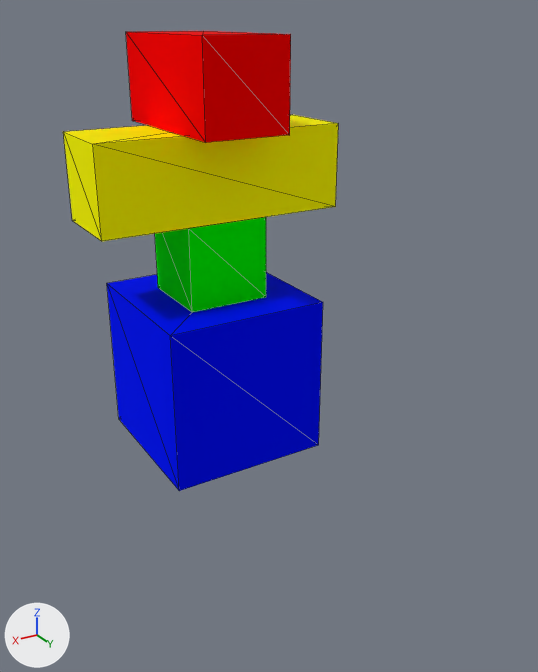
Before and after pictures for a commit that changed the glTF model models/architect.gltf.
The view is the same before and after, from a 50 mm camera at (3.9, 7.9, 5.17) aimed at (0.14, 1.64, 2.04). The axes (+X, +Y, +Z) are drawn at lower left. The lights are the same throughout. Mesh edges are drawn as thin lines. Where no turn or scale is listed for an object, it has been applied to the vertices. Vertices at the same position are counted once.

Script lines for the objects in view, before the commit:
```python
mat_material_004 = principled_material('Material.004')
mat_material_004.base_color = (1.0, 0.0, 0.0)  # red #ff0000
mat_material_004.metallic = 1.0
mat_material_004.roughness = 1.0
me_cube_001 = bpy.data.meshes.new('Cube.001')
me_cube_001.from_pydata(...)  # a box spanning x -1.0..1.0, y -1.0..1.0, z -1.0..1.0
me_cube_001.materials.append(mat_material_001)  # blue #001dff
me_cube_002 = bpy.data.meshes.new('Cube.002')
me_cube_002.from_pydata(...)  # a box spanning x -0.5..0.5, y -0.5..0.5, z -0.5..0.5
me_cube_002.materials.append(mat_material_002)  # green #00ff00
me_cube_003 = bpy.data.meshes.new('Cube.003')
me_cube_003.from_pydata(...)  # a box spanning x -1.5..1.5, y -0.5..0.5, z -0.5..0.5
me_cube_003.materials.append(mat_material_003)  # yellow #ffff00
me_cube_004 = bpy.data.meshes.new('Cube.004')
me_cube_004.from_pydata(...)  # a box spanning x -0.5..0.5, y -1.0..1.0, z -0.5..0.5
me_cube_004.materials.append(mat_material_004)  # red #ff0000
ob_cube = bpy.data.objects.new('Cube', me_cube_001)
ob_cube.location = (0.0, 0.0, 1.0)
ob_cube_001 = bpy.data.objects.new('Cube.001', me_cube_002)
ob_cube_001.location = (0.0, 0.0, 2.5)
ob_cube_002 = bpy.data.objects.new('Cube.002', me_cube_003)
ob_cube_002.location = (0.0, 0.0, 3.5)
ob_cube_003 = bpy.data.objects.new('Cube.003', me_cube_004)
ob_cube_003.location = (0.0, 0.0, 4.5)
```
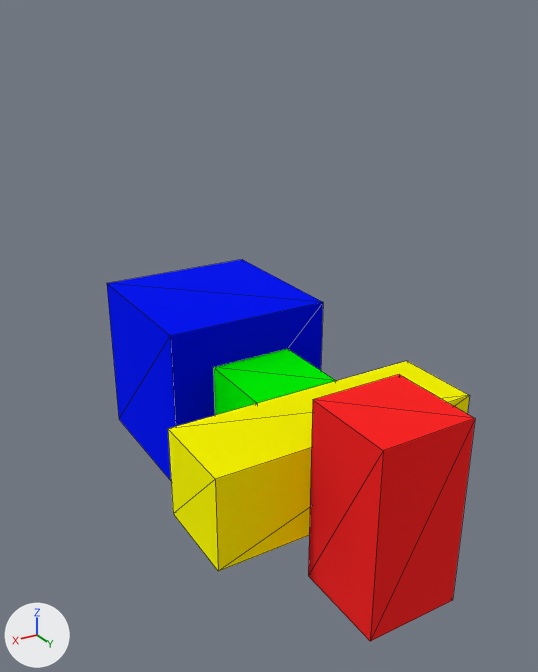
Location of each change, (x1, y1, x2, y2) in pixels of the pictures (538 x 672 px):
'Cube', surface changed, reshaped, turned: before (107, 272, 323, 491); after (107, 260, 475, 641)
'Cube.002', deleted (yellow): before (63, 115, 338, 241)
'Cube.003', deleted (red): before (126, 31, 291, 143)
'Cube.001', deleted (green): before (155, 217, 266, 312)
part 1 of me_cube_001, added (green): after (213, 349, 336, 415)
part 2 of me_cube_001, added (yellow): after (168, 361, 470, 571)
part 3 of me_cube_001, added (red): after (308, 374, 475, 641)

Edits to the bpy script that builds the scene:
```text
Change mat_material_004:
    mat_material_004.metallic: 1.0 -> 0.0
Change me_cube_001:
    where me_cube_001.from_pydata(...)  # 8 vertices, 12 faces; spans x -1.0..1.0, y -1.0..1.0, z -1.0..1.0
    used by ob_cube; location = (0.0, 0.0, 1.0)
    me_cube_001 part 1: a new loose piece, a box spanning x -0.5..0.5, y -0.5..0.5, z 1.0..2.0, in mat_material_002 (green #00ff00)
    me_cube_001 part 2: a new loose piece, a box spanning x -1.5..1.5, y -0.5..0.5, z 2.0..3.0, in mat_material_003 (yellow #ffff00)
    me_cube_001 part 3: a new loose piece, a box spanning x -0.5..0.5, y -1.0..1.0, z 3.0..4.0, in mat_material_004 (red #ff0000)
    add me_cube_001.materials.append(mat_material_002)  # green #00ff00
    add me_cube_001.materials.append(mat_material_003)  # yellow #ffff00
    add me_cube_001.materials.append(mat_material_004)  # red #ff0000
Change ob_cube:
    ob_cube.rotation_euler: (0.0, 0.0, 0.0) -> (-1.571, 0.0, 0.0)  # degrees (0, 0, 0) -> degrees (-90, 0, 0)
Remove ob_cube_001:
    ob_cube_001 = bpy.data.objects.new('Cube.001', me_cube_002)
    ob_cube_001.location = (0.0, 0.0, 2.5)
Remove ob_cube_002:
    ob_cube_002 = bpy.data.objects.new('Cube.002', me_cube_003)
    ob_cube_002.location = (0.0, 0.0, 3.5)
Remove ob_cube_003:
    ob_cube_003 = bpy.data.objects.new('Cube.003', me_cube_004)
    ob_cube_003.location = (0.0, 0.0, 4.5)
```
